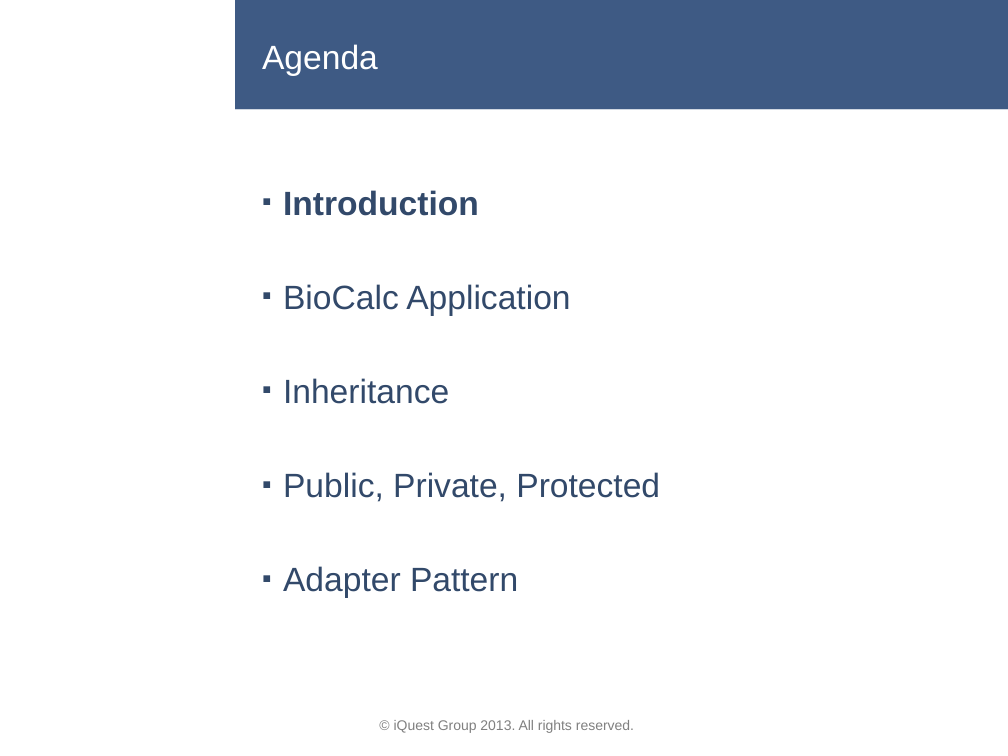
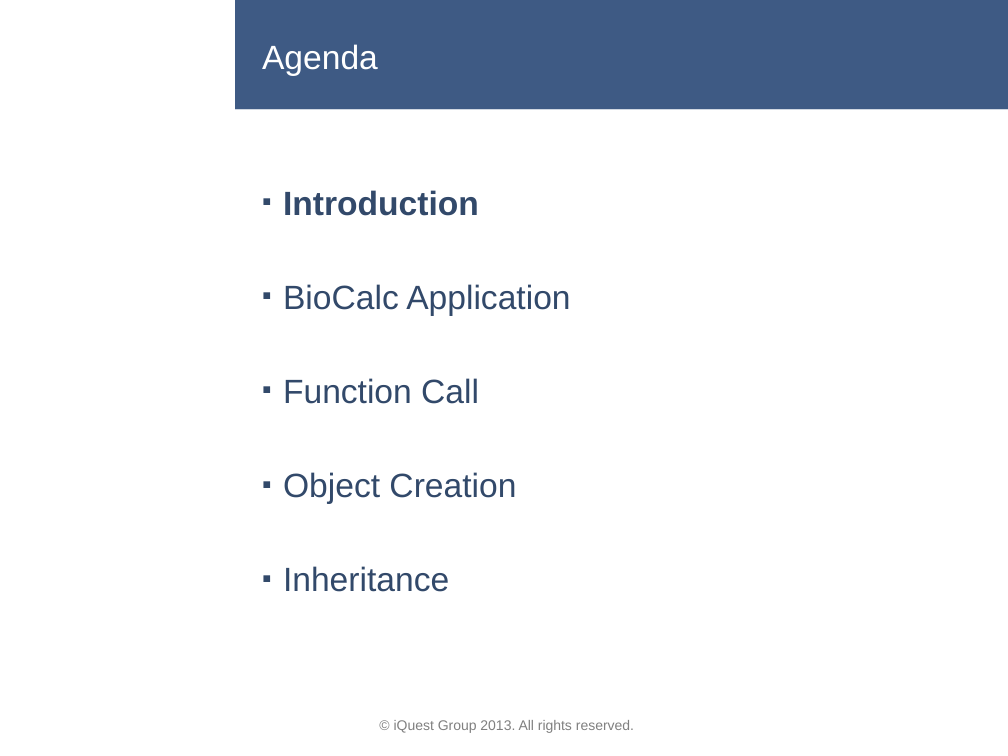
Before and after one commit to lastunicorn/BioCalcJs, a slide deck: slide 2 of doc/BioCalc Presentation.pptx. Drawn at 1008x756 pixels with LibreOffice and Linux fonts; fonts in the diff are those of the drawing; background and template pictures are left out. Boxes give left, top, right and bottom in pixels: in the first picture for what was removed or moved away, otherwise in the second. Text is boxed around its words. In the diff, an @@ line names an element or a change of style, - is before the commit and + after.

Commit message:
i reduced the presentation. i cut it after the inheritance. i also created a helper function that sets the prototype property and constructor on a function.

```diff
--- a/doc/BioCalc Presentation.pptx
+++ b/doc/BioCalc Presentation.pptx
@@ text at box(283, 378, 516, 504): paragraphs added @@
+▪ Function Call
+▪ Object Creation
@@ text at box(283, 472, 660, 598): paragraphs removed @@
-▪ Public, Private, Protected
-▪ Adapter Pattern
```
Also in this commit, not shown: 11 other slides changed, 2 slides added, 7 slides removed, 3 other files.
